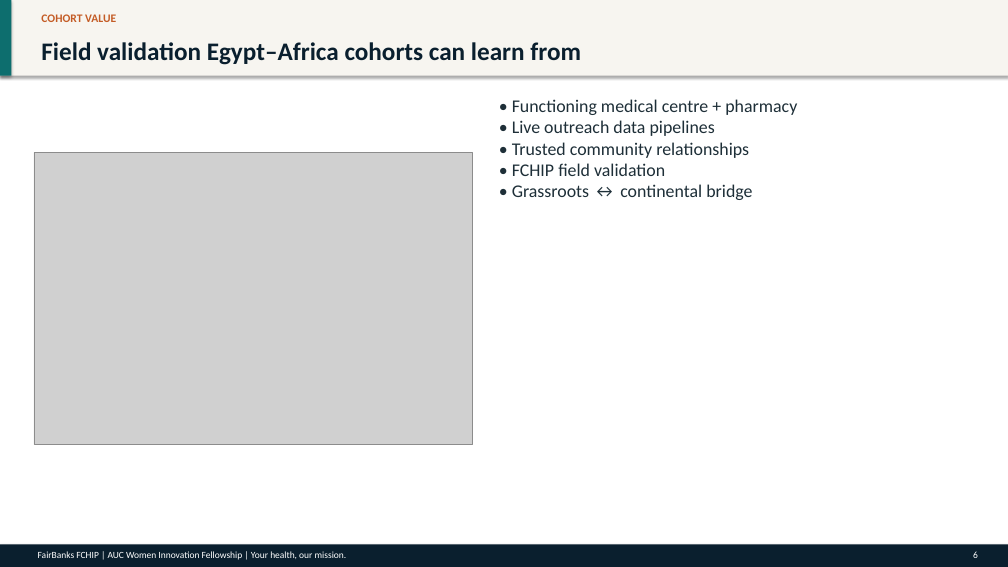
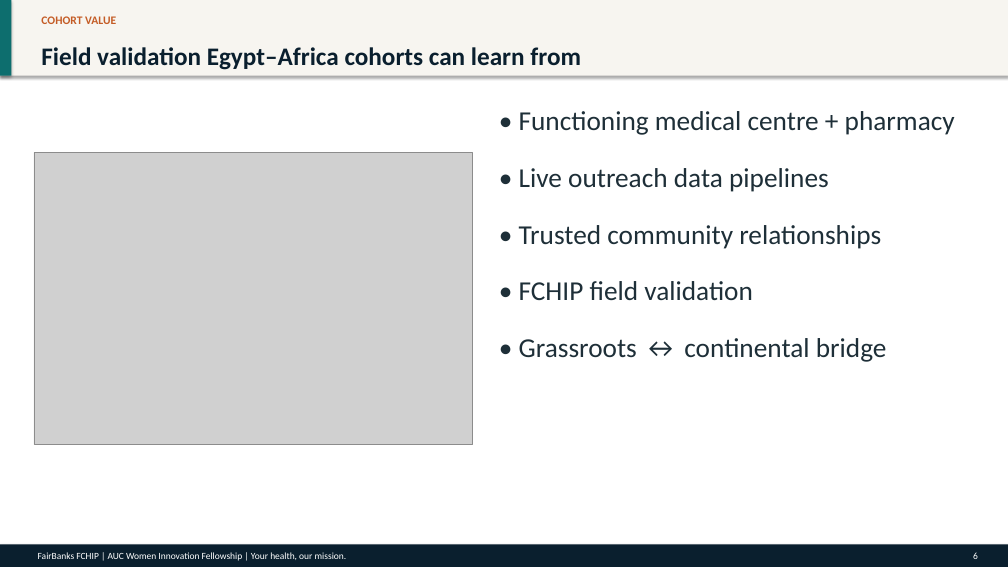
Before and after one commit to WASSWA2624/fairbanks, a slide deck: slide 6 of applications/auc/documents/auc_ppt.pptx. Drawn at 1008x567 pixels with LibreOffice and Linux fonts; fonts in the diff are those of the drawing; grey boxes stand for pictures. Boxes give left, top, right and bottom in pixels: in the first picture for what was removed or moved away, otherwise in the second. Text is boxed around its words. In the diff, an @@ line names an element or a change of style, - is before the commit and + after.

Commit message:
Enhance PowerPoint generation scripts across multiple applications by introducing balanced text box sizing and vertical alignment for improved readability. Update font sizes for various text elements to ensure consistency and clarity in presentations. Adjust document formatting rules to align with project branding and enhance overall presentation quality.

```diff
--- a/applications/auc/documents/auc_ppt.pptx
+++ b/applications/auc/documents/auc_ppt.pptx
@@ text "COHORT VALUE" at [41,16,116,24]: line spacing 1 to 1.15; more space between paragraphs @@
@@ text "Field validation Egypt–Africa cohorts can ..." at [41,47,581,70]: line spacing 1 to 1.15; more space between paragraphs @@
@@ text at [519,111,955,362]: text changed; size 17 to 26 pt @@
-• Functioning medical centre + pharmacy
-• Live outreach data pipelines
-• Trusted community relationships
-• FCHIP field validation
-• Grassroots ↔ continental bridge
+• Functioning medical centre + pharmacy
+• Live outreach data pipelines
+• Trusted community relationships
+• FCHIP field validation
+• Grassroots ↔ continental bridge
```
Also in this commit, not shown: 8 other slides changed, 50 other files.
